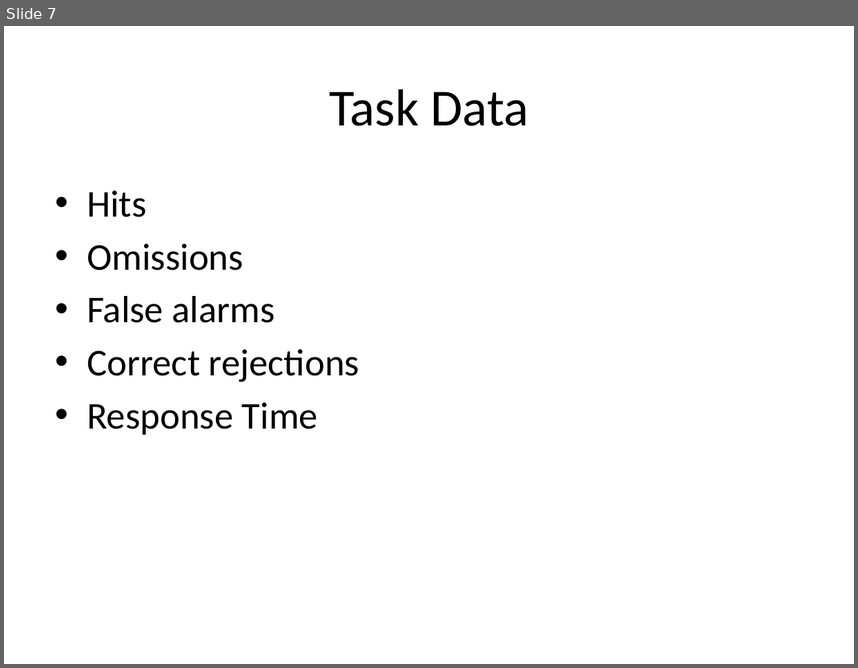
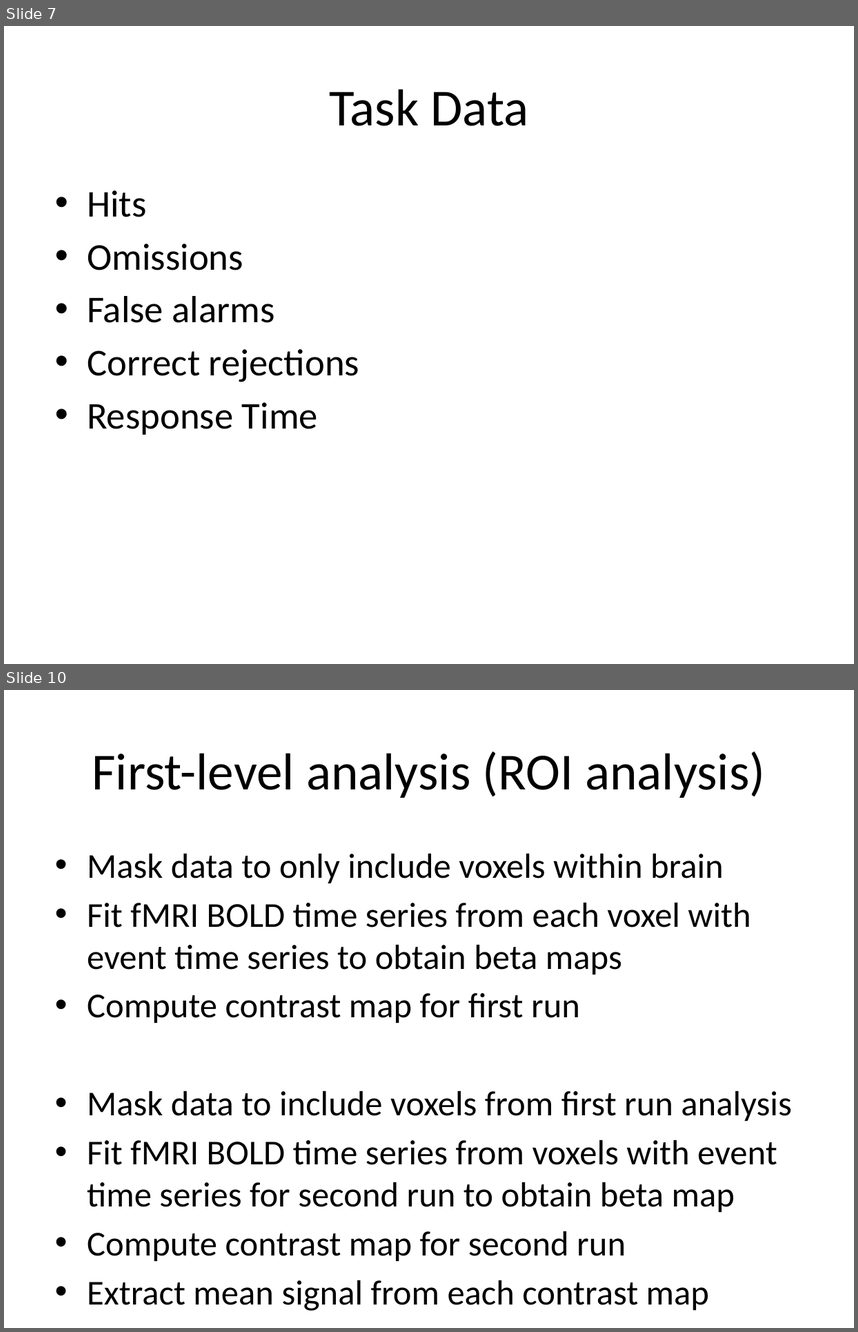
Before and after one commit to psych-214-fall-2016/project-blue, a slide deck: project-blue.pptx. Shown one above the other, each under a label of ours: slide 7 before the commit, slides 7 and 10 after it; the slides between them are not shown. The pictures are 858x668 and 858x1332 pixels, drawn with LibreOffice and Linux fonts; fonts in the diff are those of the drawing. Boxes give left, top, right and bottom in pixels: in the first picture for what was removed or moved away, otherwise in the second. Text is boxed around its words. In the diff, an @@ line names an element or a change of style, - is before the commit and + after.

```diff
--- a/project-blue.pptx
+++ b/project-blue.pptx
@@ slide 10 added at <box>4,690,854,1328</box>, background #FFFFFF @@
@@ title added at <box>92,751,765,798</box>, 44 pt, text #000000 @@
+First-level analysis (ROI analysis)
@@ text added at <box>87,854,791,1261</box>, 29.6 pt, text #000000 @@
+• Mask data to only include voxels within brain
+• Fit fMRI BOLD time series from each voxel with event time series to obtain beta maps
+• Compute contrast map for first run
+• Mask data to include voxels from first run analysis
+• Fit fMRI BOLD time series from voxels with event time series for second run to obtain beta map
+• Compute contrast map for second run
+• Extract mean signal from each contrast map
```
Also in this commit, not shown: 5 slides changed, 4 other slides added, 1 slide removed.
